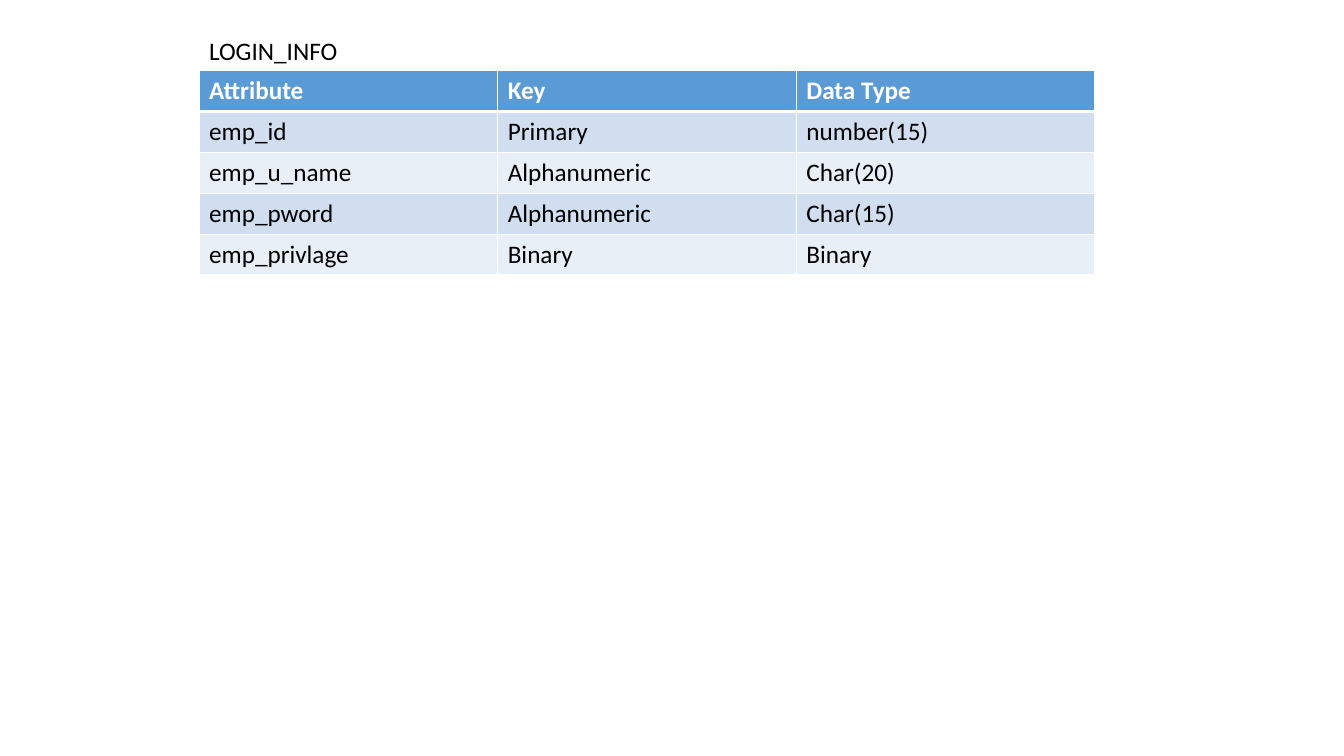
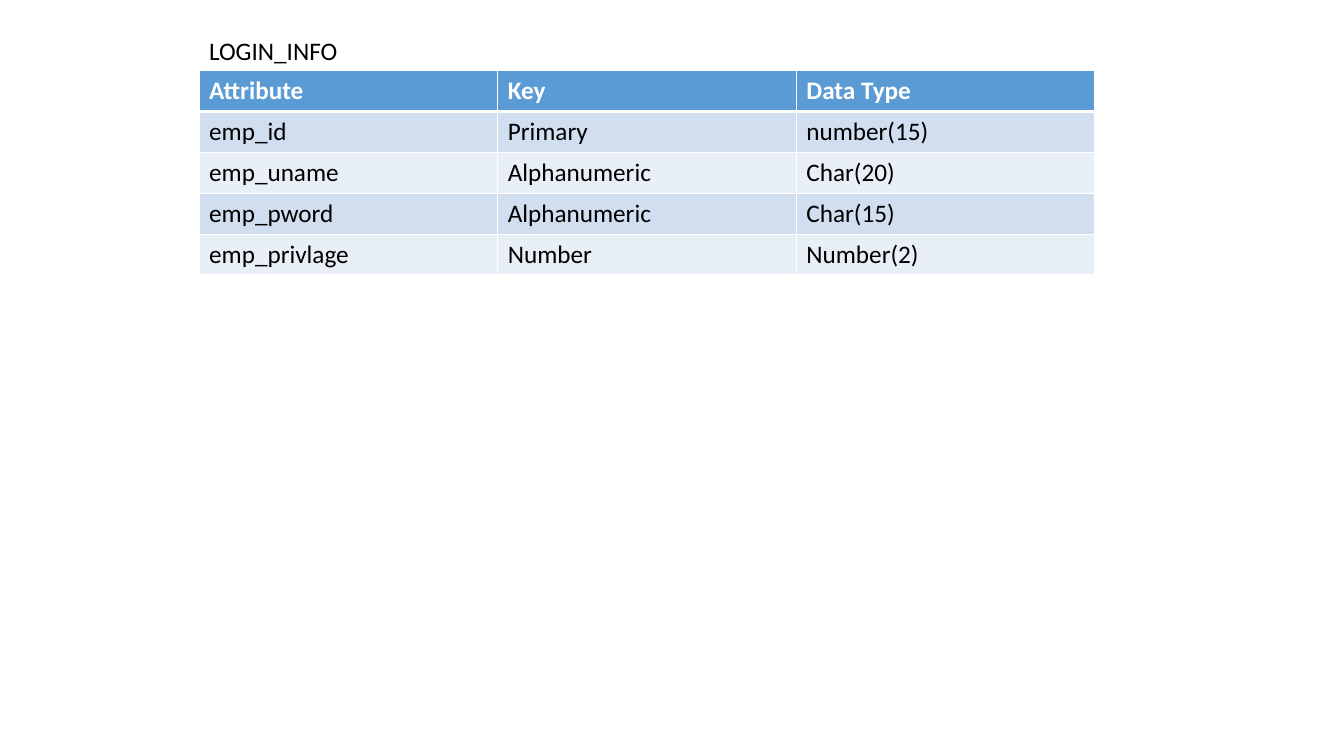
Before and after one commit to abhij1992/Project-PureOn, a slide deck: slide 5 of documents/database .pptx (slide 3 before the commit). Drawn at 1344x756 pixels with LibreOffice and Linux fonts; fonts in the diff are those of the drawing. Boxes give left, top, right and bottom in pixels: in the first picture for what was removed or moved away, otherwise in the second. Text is boxed around its words. In the diff, an @@ line names an element or a change of style, - is before the commit and + after.

```diff
--- a/documents/database .pptx
+++ b/documents/database .pptx
@@ table at (200,71,1095,275) @@
-row 3, column 1: emp_u_name
+row 3, column 1: emp_uname
-row 5, column 2: Binary
+row 5, column 2: Number
-row 5, column 3: Binary
+row 5, column 3: Number(2)
```
Also in this commit, not shown: 2 other slides changed, 2 slides added, 2 other files.
